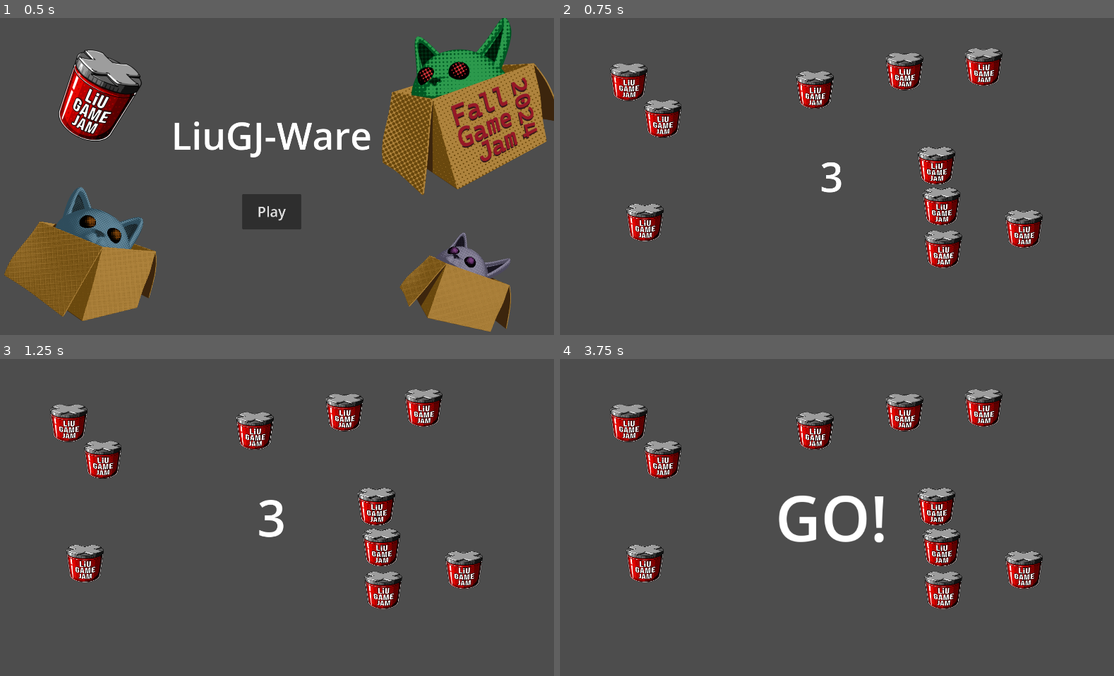
Above: before the commit, frames 1-4 (two rows, left to right).
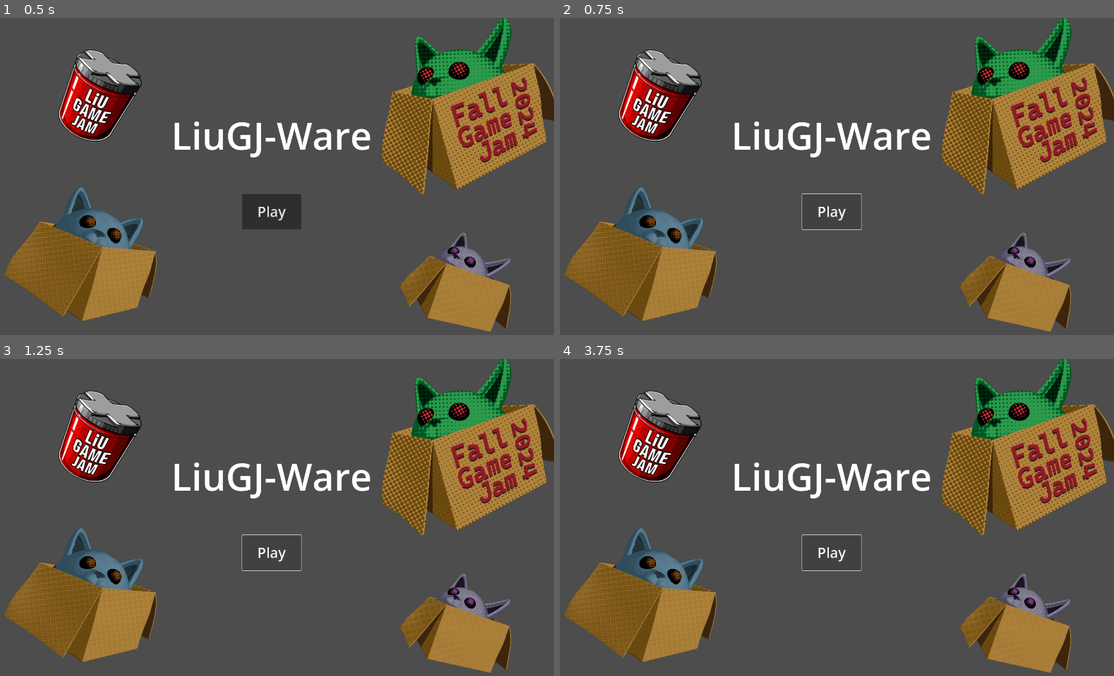
Above: after the commit, the same moments.

Repository: Fileberg/liugj-ware
Game: Godot game, scene res://main/main.tscn
Same seed, same stepped clock (60 frames per second), same inputs: the game is played once before the commit and once after it. The engine's default icon, where the game draws it, is replaced by a stand-in: a white triangle on a blue panel in a dark square.
Inputs (mouse positions are in pixels of both pictures, inside the frame that each line leads up to):
- Up to frame 1 (0.5 s): no input
- Up to frame 2 (0.75 s): click "Play" at 0.5 s
- Up to frame 3 (1.25 s): no input
- Up to frame 4 (3.75 s): click (831, 552) at 1.25 s, where only the run after the commit has a clickable "Play"; click (831, 552) at 2 s, where only the run after the commit has a clickable "Play"

Frame 1 is identical in both runs. In frame 2, 30% of the frame differs, in the area x 0-100%, y 0-100%; in frame 3, 30%; in frame 4, 31%.

Commit message:
big progress

Diff:
--- a/main/main.gd
+++ b/main/main.gd
@@ -1,6 +1,27 @@
 extends Node
 
+const INPUT_NAMES = ["left", "right", "up", "down", "action", "jump"]
+
+const JOY_AXIS_INPUTS = [
+	[[JOY_AXIS_LEFT_X, -1.0]],
+	[[JOY_AXIS_LEFT_X, 1.0]],
+	[[JOY_AXIS_LEFT_Y, -1.0]],
+	[[JOY_AXIS_LEFT_Y, 1.0]],
+	[],
+	[]
+]
+
+const JOY_BUTTON_INPUTS = [
+	[JOY_BUTTON_DPAD_LEFT],
+	[JOY_BUTTON_DPAD_RIGHT],
+	[JOY_BUTTON_DPAD_UP],
+	[JOY_BUTTON_DPAD_DOWN],
+	[JOY_BUTTON_X],
+	[JOY_BUTTON_A]
+]
+
 const START_MINIGAME_ANIMATION := "start_minigame"
+const MAX_PLAYERS := 4
 
 var players : Array[Player]
 var minigames : Array
@@ -12,6 +33,19 @@
 	players = []
 	minigames = Array()
 	minigames.append(load("res://minigames/click_icons/click_icons.tscn"))
+	#var new_player
+	#new_player = Player.new()
+	#new_player.id = 1
+	#new_player.device = -1
+	#players.append(new_player)
+	#new_player = Player.new()
+	#new_player.id = 2
+	#new_player.device = -1
+	#players.append(new_player)
+	#new_player = Player.new()
+	#new_player.id = 3
+	#new_player.device = -1
+	#players.append(new_player)
 
 
 func _unhandled_input(event : InputEvent):
@@ -20,29 +54,49 @@
 		var add_new_player = true
 		for player in players:
 			if player.device == event.device:
+				remove_player_input(player.id)
 				players.erase(player)
 				add_new_player = false
-				print("player removed!")
-		if add_new_player:
-			var player_number := 1
-			if players.size() == 0:
-				var new_player = preload("res://player/player.tscn").instantiate()
-				new_player.number = player_number
-				new_player.device = event.device
-				players.append(new_player)
-				print("new player added!")
+				#print("player ", player.id ," removed!")
+		if add_new_player and players.size() < MAX_PLAYERS:
+			var player_number := 0
+			while player_number < players.size() and player_number == players[player_number].id - 1:
+				player_number += 1
+			add_player(player_number + 1, event.device)
+			#print("new player added with id ", player_number+1, "!")
+		#for player in players:
+			#print(player.id)
+
+	# Forward events to the minigame otherwise
+	elif not current_minigame == null:
+		var player_id = 0
+		for player in players:
+			if player.device == event.device:
+				player_id = player.id
+				break
+		current_minigame.handle_input(event, player_id)
 
 
 func _on_main_menu_pressed_play() -> void:
-	$MainMenu.queue_free()
-	_load_new_minigame()
+	if players.size() > 0:
+		$MainMenu.hide()
+		_load_new_minigame()
 
 
 func _load_new_minigame() -> void:
 	current_minigame = minigames[randy.randi_range(0, minigames.size()-1)].instantiate()
 	add_child(current_minigame)
 	current_minigame.finished.connect(_on_minigame_finished)
+	current_minigame.give_points.connect(_on_minigame_give_player_points)
+	current_minigame.prepare(players)
 	$AnimationPlayer.play(START_MINIGAME_ANIMATION)
+
+
+func _on_minigame_give_player_points(player_id, points) -> void:
+	for player in players:
+		if player.id == player_id:
+			player.points += points
+			break
 
 
 func _on_minigame_finished() -> void:
@@ -53,3 +107,42 @@
 	match anim_name:
 		START_MINIGAME_ANIMATION:
 			current_minigame.start()
+
+
+
+
+#############################
+#   Helper function stuff   #
+#############################
+
+func add_player(player_id, device):
+	var new_player = Player.new()
+	new_player.id = player_id
+	new_player.device = device
+	players.insert(player_id - 1, new_player)
+
+	# Add player input into the InputMap
+	for i in INPUT_NAMES.size():
+		var input_name = "p%s_%s" % [player_id, INPUT_NAMES[i]]
+
+		InputMap.add_action(input_name)
+
+		for button in JOY_BUTTON_INPUTS[i]:
+			var ev = InputEventJoypadButton.new()
+			ev.button_index = button
+			ev.device = device
+			InputMap.action_add_event(input_name, ev)
+
+		for joy_axis in JOY_AXIS_INPUTS[i]:
+			var ev = InputEventJoypadMotion.new()
+			ev.axis = joy_axis[0]
+			ev.axis_value = joy_axis[1]
+			ev.device = device
+			InputMap.action_add_event(input_name, ev)
+
+
+func remove_player_input(player_id):
+	for i in INPUT_NAMES.size():
+		var input_name = "p%s_%s" % [player_id, INPUT_NAMES[i]]
+
+		InputMap.erase_action(input_name)
--- /dev/null
+++ b/main/player.gd
@@ -0,0 +1,5 @@
+class_name Player
+
+var points : int = 0
+var device : int
+var id : int
--- /dev/null
+++ b/main/player_controller.gd
@@ -0,0 +1,24 @@
+class_name PlayerController
+extends Node2D
+
+
+var input_left : String
+var input_right : String
+var input_up : String
+var input_down : String
+var input_action : String
+var input_jump : String
+
+
+# Called every frame. 'delta' is the elapsed time since the previous frame.
+func _process(delta):
+	pass
+
+
+func set_input_names(id):
+	input_left = "p" + str(id) + "_left"
+	input_right = "p" + str(id) + "_right"
+	input_up = "p" + str(id) + "_up"
+	input_down = "p" + str(id) + "_down"
+	input_action = "p" + str(id) + "_action"
+	input_jump = "p" + str(id) + "_jump"
--- a/minigames/click_icons/click_icons.gd
+++ b/minigames/click_icons/click_icons.gd
@@ -2,6 +2,7 @@
 
 const MAX_ICONS := 10
 const ICON_SIZE := 128.0
+const START_POSITIONS := [Vector2(200.0, 200.0), Vector2(1720.0, 200.0), Vector2(200.0, 880.0), Vector2(1720.0, 880.0)]
 
 @onready var randy := RandomNumberGenerator.new()
 
@@ -16,6 +17,18 @@
 		$PlayArea.add_child(new_icon)
 
 
+func prepare(players : Array) -> void:
+	var unused_ids := [1, 2, 3, 4]
+
+	for player in players:
+		unused_ids.erase(player.id)
+		var player_controller = get_node("Players/Player" + str(player.id)) as PlayerController
+		player_controller.set_input_names(player.id)
+
+	for id in unused_ids:
+		get_node("Players/Player" + str(id)).queue_free()
+
+
 func _process(delta):
 	pass
 
--- a/minigames/click_icons/click_icons.tscn
+++ b/minigames/click_icons/click_icons.tscn
@@ -1,7 +1,9 @@
-[gd_scene load_steps=3 format=3 uid="uid://drsuxvb51b3on"]
+[gd_scene load_steps=5 format=3 uid="uid://drsuxvb51b3on"]
 
 [ext_resource type="Script" path="res://minigames/click_icons/click_icons.gd" id="1_10met"]
 [ext_resource type="Texture2D" uid="uid://ckqecnyj3dv5t" path="res://assets/liugj-logo.png" id="2_edawp"]
+[ext_resource type="Script" path="res://minigames/click_icons/player.gd" id="3_21t0d"]
+[ext_resource type="Texture2D" uid="uid://n1nef6wxevhf" path="res://assets/icon.svg" id="3_w78ys"]
 
 [node name="ClickIcons" type="Node2D"]
 script = ExtResource("1_10met")
@@ -29,4 +31,45 @@
 one_shot = true
 autostart = true
 
+[node name="Players" type="Node" parent="."]
+
+[node name="Player1" type="Node2D" parent="Players"]
+position = Vector2(200, 200)
+script = ExtResource("3_21t0d")
+
+[node name="Sprite2D" type="Sprite2D" parent="Players/Player1"]
+z_index = 1
+scale = Vector2(0.75, 0.75)
+texture = ExtResource("3_w78ys")
+
+[node name="Player2" type="Node2D" parent="Players"]
+position = Vector2(1720, 200)
+script = ExtResource("3_21t0d")
+
+[node name="Sprite2D" type="Sprite2D" parent="Players/Player2"]
+modulate = Color(0, 0.800293, 0.343103, 1)
+z_index = 1
+scale = Vector2(0.75, 0.75)
+texture = ExtResource("3_w78ys")
+
+[node name="Player3" type="Node2D" parent="Players"]
+position = Vector2(200, 880)
+script = ExtResource("3_21t0d")
+
+[node name="Sprite2D" type="Sprite2D" parent="Players/Player3"]
+modulate = Color(1, 0.192676, 0.15946, 1)
+z_index = 1
+scale = Vector2(0.75, 0.75)
+texture = ExtResource("3_w78ys")
+
+[node name="Player4" type="Node2D" parent="Players"]
+position = Vector2(1720, 880)
+script = ExtResource("3_21t0d")
+
+[node name="Sprite2D" type="Sprite2D" parent="Players/Player4"]
+modulate = Color(0.899606, 0.226122, 1, 1)
+z_index = 1
+scale = Vector2(0.75, 0.75)
+texture = ExtResource("3_w78ys")
+
 [connection signal="timeout" from="Timer" to="." method="_on_timer_timeout"]
--- /dev/null
+++ b/minigames/click_icons/player.gd
@@ -0,0 +1,19 @@
+extends PlayerController
+
+
+const MOVE_SPEED = 400.0
+
+var points_this_round : int = 0
+@onready var velocity := Vector2.ZERO
+
+
+func _physics_process(delta):
+	var input_dir = Input.get_vector(input_left, input_right, input_up, input_down)
+	velocity.x = input_dir.x * MOVE_SPEED
+	velocity.y = input_dir.y * MOVE_SPEED
+
+	position.x = clamp(position.x + velocity.x * delta, 0.0, 1920.0)
+	position.y = clamp(position.y + velocity.y * delta, 0.0, 1080.0)
+
+	if not input_dir.is_zero_approx():
+		$Sprite2D.set_rotation(atan2(input_dir.y, input_dir.x) + PI/2)
--- a/minigames/minigame.gd
+++ b/minigames/minigame.gd
@@ -2,6 +2,7 @@
 extends Node
 
 signal finished()
+signal give_points(player_id, points)
 
 
 
@@ -13,5 +14,9 @@
 	pass
 
 
+func handle_input(event : InputEvent, player_id):
+	pass
+
+
 func end() -> void:
 	finished.emit()
--- a/player/player.gd
+++ /dev/null
@@ -1,8 +0,0 @@
-class_name Player
-extends Node2D
-
-const START_POSITIONS := [Vector2(20.0, 20.0)]
-
-@onready var points := 0
-var device : int
-var number : int
--- a/player/player.tscn
+++ /dev/null
@@ -1,15 +0,0 @@
-[gd_scene load_steps=3 format=3 uid="uid://x5h70n0lvf1w"]
-
-[ext_resource type="Script" path="res://player/player.gd" id="1_ll58b"]
-[ext_resource type="Texture2D" uid="uid://n1nef6wxevhf" path="res://assets/icon.svg" id="1_xolrg"]
-
-[node name="Player" type="Node2D"]
-script = ExtResource("1_ll58b")
-
-[node name="TextureRect" type="TextureRect" parent="."]
-offset_left = -64.0
-offset_top = -64.0
-offset_right = 64.0
-offset_bottom = 64.0
-pivot_offset = Vector2(64, 64)
-texture = ExtResource("1_xolrg")
--- a/project.godot
+++ b/project.godot
@@ -13,7 +13,7 @@
 config/name="liugj-ware"
 run/main_scene="res://main/main.tscn"
 config/features=PackedStringArray("4.3", "Forward Plus")
-config/icon="res://assets/icon.svg"
+config/icon="res://assets/liugj-logo.png"
 
 [display]
 
